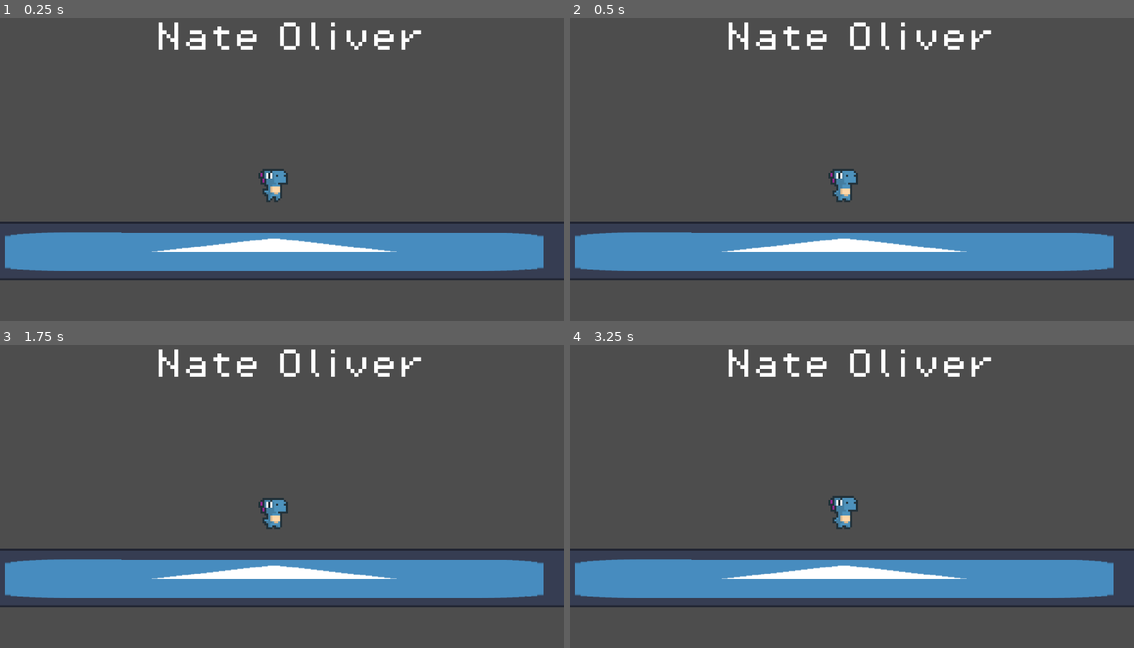
Above: before the commit, frames 1-4 (two rows, left to right).
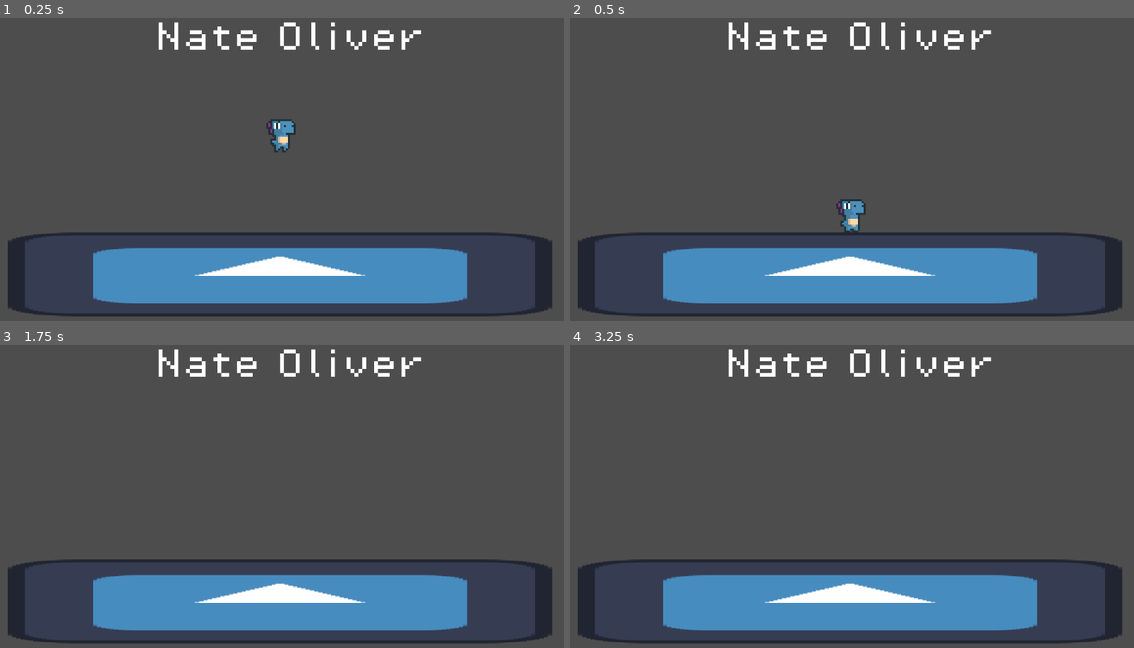
Above: after the commit, the same moments.

Repository: NateDevs/class-game
Game: Godot game, scene res://scenes/main_level.tscn
Two runs of this game, one before a commit and one after it. Both use one fixed random seed, a clock stepped at 60 frames per second and the inputs below. The engine's default icon, where the game draws it, is replaced by a stand-in: a white triangle on a blue panel in a dark square.
Inputs:
- Up to frame 1 (0.25 s): no input
- Up to frame 2 (0.5 s): no input
- Up to frame 3 (1.75 s): hold D (move_right, bound only after the commit) from 0.53 s (still down); tap Space (jump, bound only after the commit) at 0.6, 0.77, 1.07, 1.35, 1.52 s
- Up to frame 4 (3.25 s): tap Space (jump, bound only after the commit) at 1.82, 2.1, 2.85, 3.02 s; release D (move_right, bound only after the commit) at 2.03 s; hold A (move_left, bound only after the commit) 2.03-2.78 s; tap Enter at 2.75 s; hold D (move_right, bound only after the commit) from 2.78 s (still down)

The runs differ from the first frame. In frame 1, 19% of the frame differs, in the area x 0-100%, y 33-99%; in frame 2, 19%; in frame 3, 18%; in frame 4, 18%.

Commit message:
Player Setup
Added script to player for movement and added input mappings

Diff:
--- a/project.godot
+++ b/project.godot
@@ -15,6 +15,30 @@
 config/features=PackedStringArray("4.5", "Forward Plus")
 config/icon="res://icon.svg"
 
+[input]
+
+jump={
+"deadzone": 0.2,
+"events": [Object(InputEventKey,"resource_local_to_scene":false,"resource_name":"","device":-1,"window_id":0,"alt_pressed":false,"shift_pressed":false,"ctrl_pressed":false,"meta_pressed":false,"pressed":false,"keycode":0,"physical_keycode":32,"key_label":0,"unicode":32,"location":0,"echo":false,"script":null)
+, Object(InputEventJoypadButton,"resource_local_to_scene":false,"resource_name":"","device":-1,"button_index":0,"pressure":0.0,"pressed":false,"script":null)
+, Object(InputEventKey,"resource_local_to_scene":false,"resource_name":"","device":-1,"window_id":0,"alt_pressed":false,"shift_pressed":false,"ctrl_pressed":false,"meta_pressed":false,"pressed":false,"keycode":0,"physical_keycode":4194320,"key_label":0,"unicode":0,"location":0,"echo":false,"script":null)
+]
+}
+move_left={
+"deadzone": 0.2,
+"events": [Object(InputEventKey,"resource_local_to_scene":false,"resource_name":"","device":-1,"window_id":0,"alt_pressed":false,"shift_pressed":false,"ctrl_pressed":false,"meta_pressed":false,"pressed":false,"keycode":0,"physical_keycode":65,"key_label":0,"unicode":97,"location":0,"echo":false,"script":null)
+, Object(InputEventKey,"resource_local_to_scene":false,"resource_name":"","device":-1,"window_id":0,"alt_pressed":false,"shift_pressed":false,"ctrl_pressed":false,"meta_pressed":false,"pressed":false,"keycode":0,"physical_keycode":4194319,"key_label":0,"unicode":0,"location":0,"echo":false,"script":null)
+, Object(InputEventJoypadMotion,"resource_local_to_scene":false,"resource_name":"","device":-1,"axis":0,"axis_value":-1.0,"script":null)
+]
+}
+move_right={
+"deadzone": 0.2,
+"events": [Object(InputEventKey,"resource_local_to_scene":false,"resource_name":"","device":-1,"window_id":0,"alt_pressed":false,"shift_pressed":false,"ctrl_pressed":false,"meta_pressed":false,"pressed":false,"keycode":0,"physical_keycode":68,"key_label":0,"unicode":100,"location":0,"echo":false,"script":null)
+, Object(InputEventKey,"resource_local_to_scene":false,"resource_name":"","device":-1,"window_id":0,"alt_pressed":false,"shift_pressed":false,"ctrl_pressed":false,"meta_pressed":false,"pressed":false,"keycode":0,"physical_keycode":4194321,"key_label":0,"unicode":0,"location":0,"echo":false,"script":null)
+, Object(InputEventJoypadMotion,"resource_local_to_scene":false,"resource_name":"","device":-1,"axis":0,"axis_value":1.0,"script":null)
+]
+}
+
 [rendering]
 
 textures/canvas_textures/default_texture_filter=0
--- a/scenes/main_level.tscn
+++ b/scenes/main_level.tscn
@@ -7,12 +7,10 @@
 [sub_resource type="LabelSettings" id="LabelSettings_6we3w"]
 font = ExtResource("2_ufxs0")
 
+[sub_resource type="RectangleShape2D" id="RectangleShape2D_6we3w"]
+size = Vector2(128, 128)
+
 [node name="Main Level" type="Node2D"]
-
-[node name="Floor" type="Sprite2D" parent="."]
-position = Vector2(533, 496)
-scale = Vector2(3.125, 0.234375)
-texture = ExtResource("1_v3uhd")
 
 [node name="Project Label" type="Label" parent="."]
 offset_left = 334.0
@@ -28,4 +26,15 @@
 zoom = Vector2(4, 4)
 
 [node name="Player" parent="." instance=ExtResource("3_6we3w")]
-position = Vector2(533, 462)
+position = Vector2(537, 408)
+
+[node name="Floor" type="StaticBody2D" parent="."]
+position = Vector2(536, 508)
+scale = Vector2(2.1721103, 0.33448222)
+metadata/_edit_group_ = true
+
+[node name="Sprite2D" type="Sprite2D" parent="Floor"]
+texture = ExtResource("1_v3uhd")
+
+[node name="CollisionShape2D" type="CollisionShape2D" parent="Floor"]
+shape = SubResource("RectangleShape2D_6we3w")
--- a/scenes/player.tscn
+++ b/scenes/player.tscn
@@ -1,6 +1,7 @@
-[gd_scene load_steps=8 format=3 uid="uid://b2gc4s671d0y2"]
+[gd_scene load_steps=9 format=3 uid="uid://b2gc4s671d0y2"]
 
 [ext_resource type="Texture2D" uid="uid://dj2q3eb20q4iu" path="res://characters/DinoSprites - doux.png" id="1_3vyb7"]
+[ext_resource type="Script" uid="uid://k5nlhdj3or70" path="res://scripts/player.gd" id="1_g2els"]
 
 [sub_resource type="AtlasTexture" id="AtlasTexture_g2els"]
 atlas = ExtResource("1_3vyb7")
@@ -39,10 +40,11 @@
 }]
 
 [sub_resource type="CapsuleShape2D" id="CapsuleShape2D_fjrip"]
-radius = 5.0
-height = 18.0
+radius = 4.0
+height = 16.0
 
 [node name="Player" type="CharacterBody2D"]
+script = ExtResource("1_g2els")
 
 [node name="AnimatedSprite2D" type="AnimatedSprite2D" parent="."]
 sprite_frames = SubResource("SpriteFrames_tuyoq")
@@ -51,4 +53,5 @@
 frame_progress = 0.71574956
 
 [node name="CollisionShape2D" type="CollisionShape2D" parent="."]
+position = Vector2(0, 1)
 shape = SubResource("CapsuleShape2D_fjrip")
--- /dev/null
+++ b/scripts/player.gd
@@ -0,0 +1,24 @@
+extends CharacterBody2D
+
+
+const SPEED = 200.0
+const JUMP_VELOCITY = -300.0
+
+
+func _physics_process(delta: float) -> void:
+	# Add the gravity.
+	if not is_on_floor():
+		velocity += get_gravity() * delta
+
+	# Handle jump.
+	if Input.is_action_just_pressed("jump") and is_on_floor():
+		velocity.y = JUMP_VELOCITY
+
+	# Get the input direction and handle the movement/deceleration.
+	var direction := Input.get_axis("move_left", "move_right")
+	if direction:
+		velocity.x = direction * SPEED
+	else:
+		velocity.x = move_toward(velocity.x, 0, SPEED)
+
+	move_and_slide()
Not shown: 1 places in scenes/main_level.tscn that only renumber resources
Not shown, added: scripts/player.gd.uid
